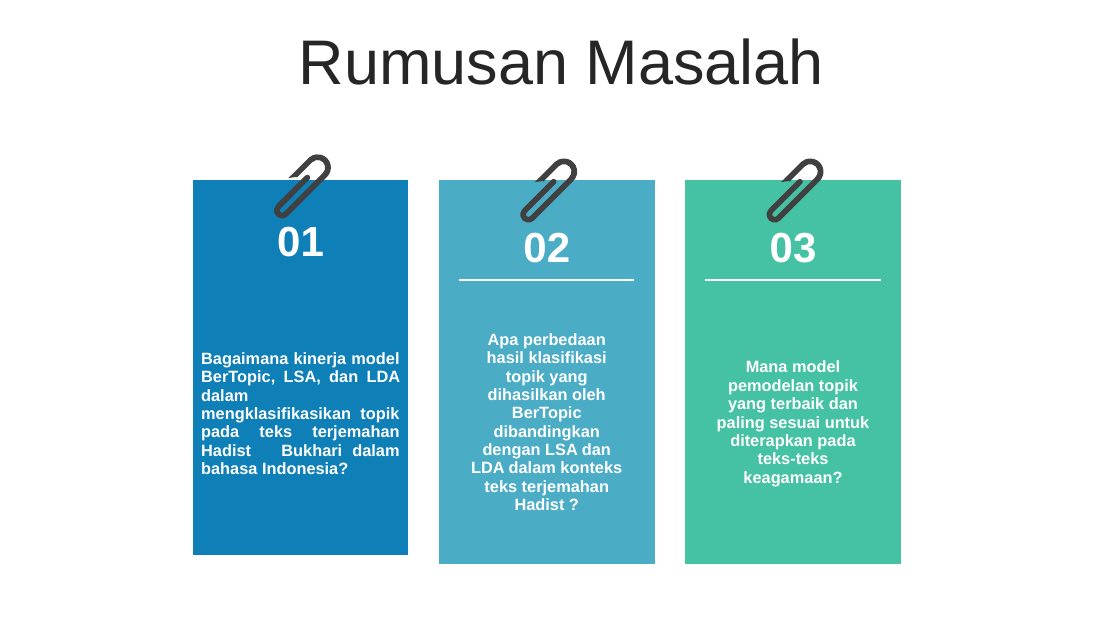
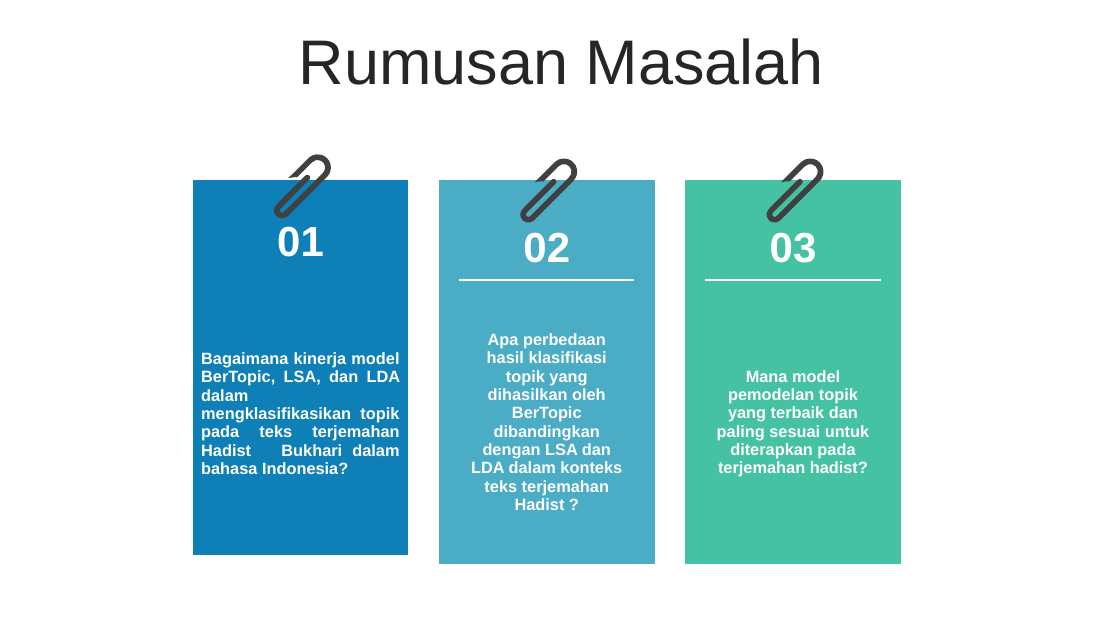
Before and after one commit to ridwan-bvk/SAKOLA-PASCA, a slide deck: slide 3 of SEMESTER2/METODE PENELITIAN/TUGAS/PRESENTASI - PROPOSAL THESIS.pptx. Drawn at 1120x630 pixels with LibreOffice and Linux fonts; fonts in the diff are those of the drawing. Boxes give left, top, right and bottom in pixels: in the first picture for what was removed or moved away, otherwise in the second. Text is boxed around its words. In the diff, an @@ line names an element or a change of style, - is before the commit and + after.

```diff
--- a/SEMESTER2/METODE PENELITIAN/TUGAS/PRESENTASI - PROPOSAL THESIS.pptx
+++ b/SEMESTER2/METODE PENELITIAN/TUGAS/PRESENTASI - PROPOSAL THESIS.pptx
@@ table at [686, 181, 901, 565] @@
-row 3, column 2: Mana model pemodelan topik yang terbaik dan paling sesuai untuk diterapkan pada teks-teks keagamaan?
+row 3, column 2: Mana model pemodelan topik yang terbaik dan paling sesuai untuk diterapkan pada terjemahan hadist?
```
Also in this commit, not shown: 3 other slides changed, 4 slides added, 45 slides removed, 25 other files.
